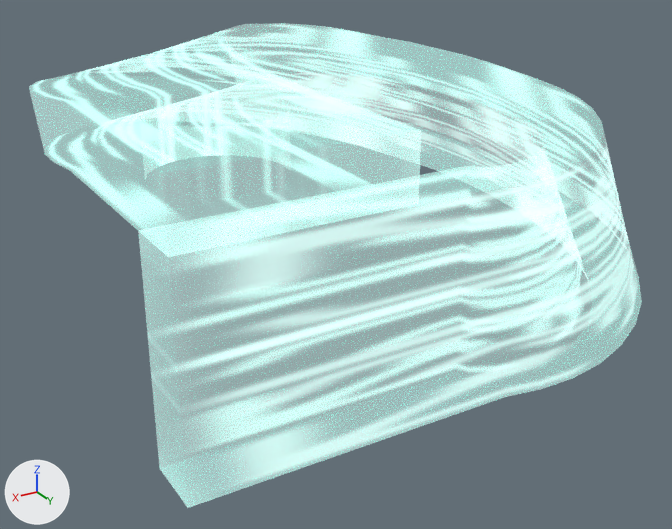
Two versions of the FBX model GRAVYRINTH/Assets/RINCK/object/0_object4.fbx, one commit apart.
The view is the same before and after, from a 50 mm lens placed at (0.993, 1.488, 0.588), pointed at (0.058, -0.071, -0.191). Every picture has the same lights, and +X, +Y and +Z are marked at lower left. Where no turn or scale is listed for an object, it has been applied to the vertices.

Objects in the first picture: '0_object4'.
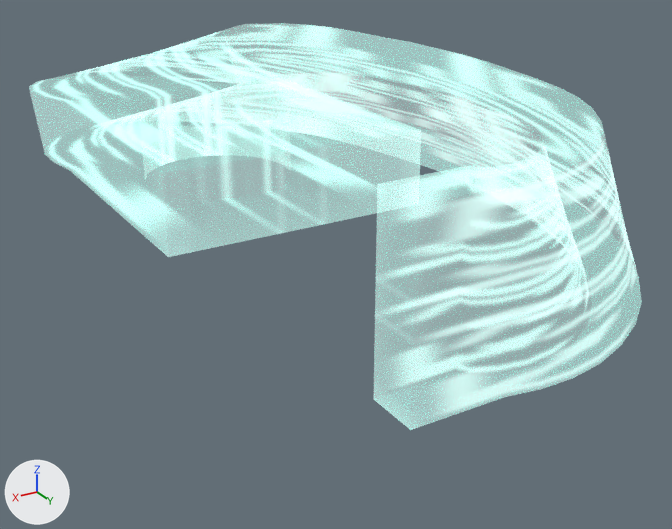
Where the change shows, as pixel boxes (x1, y1, x2, y2) in the pictures (672 x 529 px; the box of a moved part takes in the faces that stretch with it):
```json
{"object": "0_object4", "change": "reshaped", "before": [36, 27, 634, 472], "after": [36, 26, 634, 407], "on screen": "14% shorter"}
{"part": 1, "of": "me_0_object4", "change": "moved or reshaped", "before": [207, 172, 520, 472], "after": [406, 172, 521, 407]}
{"part": 2, "of": "me_0_object4", "change": "surface changed", "before": [36, 27, 634, 391], "after": [36, 26, 634, 392]}
```

Edits to the scene script, one JSON object a line:
```json
{"block": "me_0_object4", "where": "me_0_object4.from_pydata(...)  # 364 vertices, 391 faces; spans x -0.617..0.617, y -0.71..0.446, z -0.283..0.283"}
{"block": "me_0_object4", "where": "# used by ob_0_object4; location = (0.0, 0.0, 0.0)"}
{"block": "me_0_object4", "where": "# before: 168 (0.608, 0.427, -0.273), 169 (0.608, 0.427, 0.123), 170 (0.608, 0.314, -0.273), 171 (0.608, 0.314, 0.123), 172 (0.608, 0.314, -0.072)"}
{"block": "me_0_object4", "where": "# before: 174 (0.608, 0.427, -0.072), 236 (0.608, 0.314, -0.17), 238 (0.608, 0.427, -0.17), 300 (0.608, 0.314, 0.024), 302 (0.608, 0.427, 0.024)"}
{"block": "me_0_object4", "change": "me_0_object4 part 1"}
{"op": "add", "block": "me_0_object4", "code": "for i in [*range(168, 173), 174, 236, 238, 300, 302]: me_0_object4.vertices[i].co += Vector((-0.395, 0.0, 0.0))"}
{"block": "me_0_object4", "change": "me_0_object4 part 2: texture (UV) coordinates of 366 of 391 faces, centred in x -0.589..0.611, y -0.679..0.44, z -0.274..0.266, changed; they spanned u 0.0..1.0, v 0.03..0.87 and now span u 0.0..1.0, v 0.03..0.94"}
```
